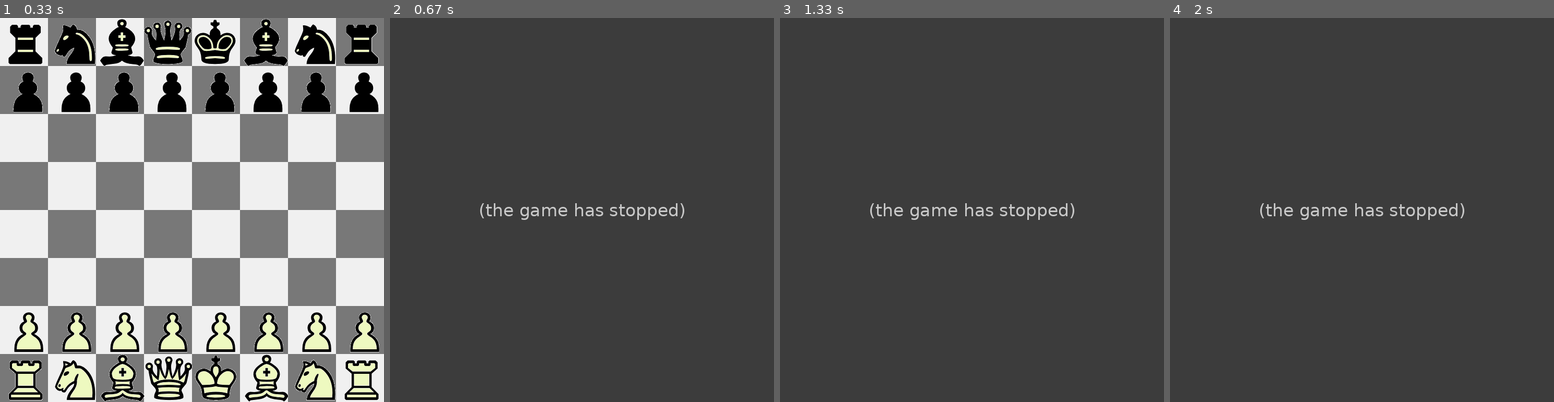
Above: before the commit, frames 1-4 (left to right).
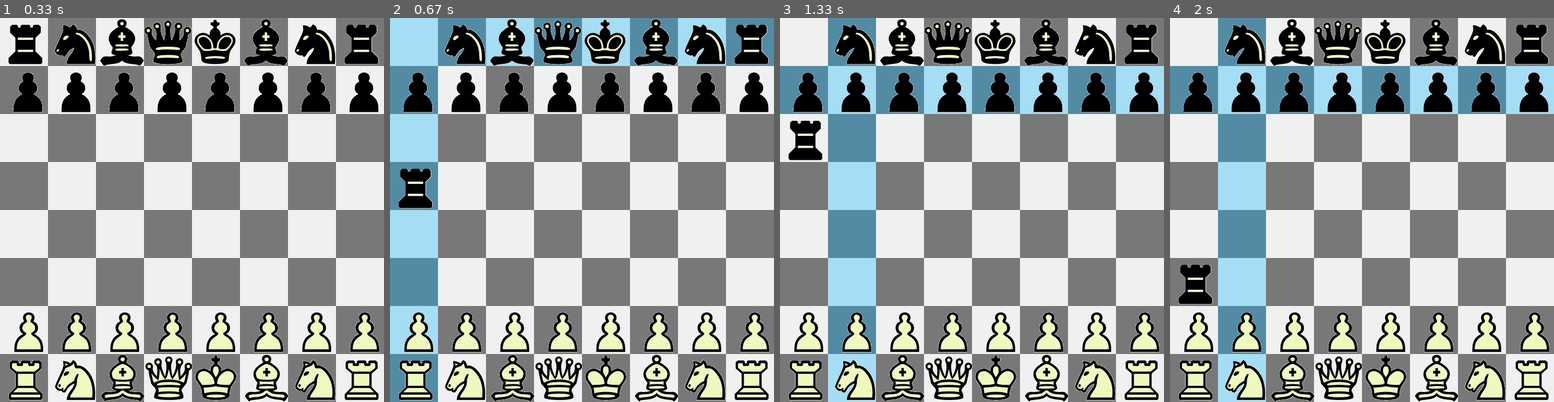
Above: after the commit, the same moments.

Repository: HighASG936/MyChess
Game: pygame game, started from Chess.py
Two runs of this game, one before a commit and one after it. Both use one fixed random seed, a clock stepped at 60 frames per second and the inputs below.
Inputs (mouse positions are in pixels of both pictures, inside the frame that each line leads up to):
- Up to frame 1 (0.33 s): no input
- Up to frame 2 (0.67 s): press the mouse at (413, 41) at 0.37 s; move the mouse to (439, 98) at 0.47 s; release the mouse at (462, 152) at 0.6 s
- Up to frame 3 (1.33 s): click (1029, 75) at 0.72 s; click (872, 67) at 1.05 s
- Up to frame 4 (2 s): click (1223, 198) at 1.38 s; click (1362, 256) at 1.72 s

Frame 1 is identical in both runs. In frame 2, 99% of the frame differs, in the area x 0-100%, y 0-100%; in frame 3, 99%; in frame 4, 99%.
Error before the commit: AttributeError: 'Piece' object has no attribute 'add_internal' (movements.py line 62); the game stopped at 0.37 s (later frames are placeholders)

Commit message:
more details

Diff:
--- a/chess_set.py
+++ b/chess_set.py
@@ -85,3 +85,7 @@
         self.rect = self.image.get_rect()
         self.rect.topleft = self.coord  #Coordenates of piece
         self.screen.blit(self.image, self.rect)
+
+    def copy(self):
+        new_piece = Piece(self.chess_game, self.image, self.name, self.color, self.coord)
+        return new_piece
--- a/movements.py
+++ b/movements.py
@@ -58,13 +58,18 @@
         possible_moves = all_movs.copy()
 
         if grouppieces != None:
+            #Copy Piece_Group
             group = sprite.Group()
-            group.add(grouppieces)
+            for item in grouppieces:
+                group.add_internal(item.copy())
+
+            #Remove dragged piece from Piece_Group
             group.remove(piece)
+
             for piece in group:
                 if piece.coord in all_movs:
                     possible_moves.remove(piece.coord)
-
+                    print(len(possible_moves))
         return possible_moves
 
     def draw_markers(self, piece, locate):
